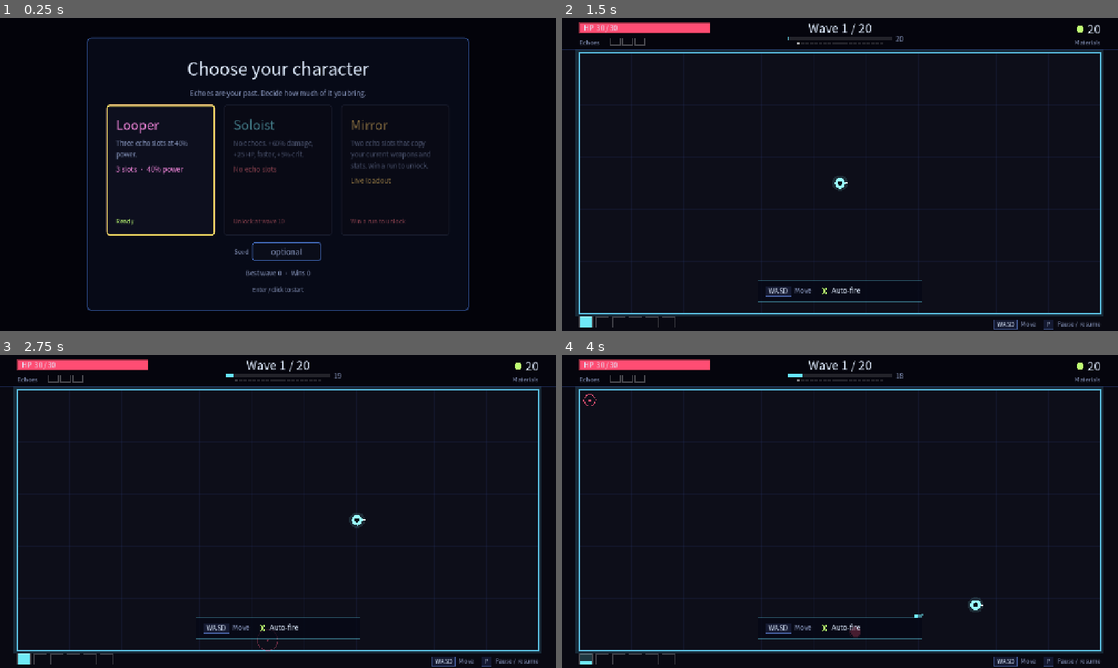
Above: before the commit, frames 1-4 (two rows, left to right).
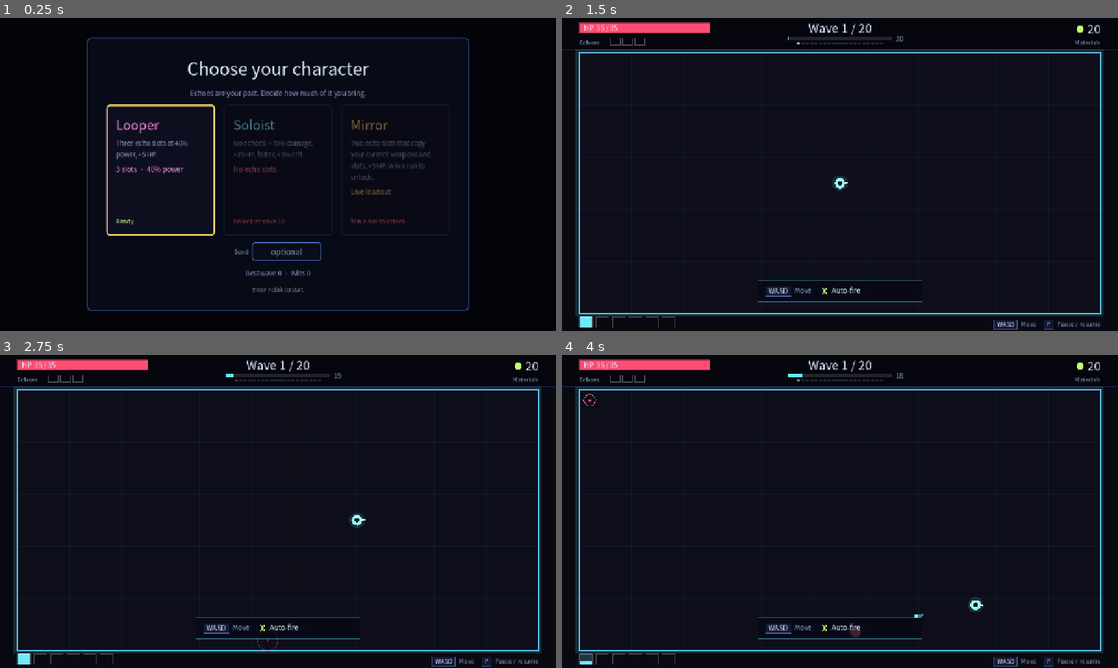
Above: after the commit, the same moments.

Repository: BrickerP/reverb
Game: Godot game, scene res://scenes/main.tscn
Same seed, same stepped clock (60 frames per second), same inputs: the game is played once before the commit and once after it.
Inputs (mouse positions are in pixels of both pictures, inside the frame that each line leads up to):
- Up to frame 1 (0.25 s): no input
- Up to frame 2 (1.5 s): click (851, 252) at 0.52 s; type "12" at 0.6 s; click (723, 171) at 1.25 s
- Up to frame 3 (2.75 s): tap Enter at 2 s; hold D (move_right) from 2.03 s (still down); hold C (character) from 2.03 s (still down)
- Up to frame 4 (4 s): release D (move_right) at 2.78 s; release C (character) at 2.78 s; hold S (move_down) 2.78-3.53 s; tap C (character) at 2.85 s; hold D (move_right) from 3.53 s (still down); hold C (character) from 3.53 s (still down)

The runs differ from the first frame. In frame 1, 0.3% of the frame differs, in the area x 24-77%, y 39-57%; in frame 2, less than 0.1%; in frame 3, less than 0.1%; in frame 4, less than 0.1%.

Commit message:
Tune solo damage and give echo characters a little more health

Diff:
--- a/scripts/core/loc_en.gd
+++ b/scripts/core/loc_en.gd
@@ -62,11 +62,11 @@
 	"select.title": "Choose your character",
 	"select.subtitle": "Echoes are your past. Decide how much of it you bring.",
 	"select.looper_name": "Looper",
-	"select.looper_desc": "Three echo slots at 40% power.",
+	"select.looper_desc": "Three echo slots at 40% power, +5 HP.",
 	"select.solo_name": "Soloist",
-	"select.solo_desc": "No echoes. +60% damage, +25 HP, faster, +5% crit.",
+	"select.solo_desc": "No echoes. +70% damage, +25 HP, faster, +5% crit.",
 	"select.mirror_name": "Mirror",
-	"select.mirror_desc": "Two echo slots that copy your current weapons and stats. Win a run to unlock.",
+	"select.mirror_desc": "Two echo slots that copy your current weapons and stats, +5 HP. Win a run to unlock.",
 	"select.live_echo": "Live loadout",
 	"select.locked_wins": "Win a run to unlock",
 	"select.echo_line": "%d slots  ·  %d%% power",
--- a/scripts/core/loc_zh.gd
+++ b/scripts/core/loc_zh.gd
@@ -62,11 +62,11 @@
 	"select.title": "选择角色",
 	"select.subtitle": "回响是你的过去。决定你要带上多少。",
 	"select.looper_name": "复读机",
-	"select.looper_desc": "3 个回响槽、40% 威力。",
+	"select.looper_desc": "3 个回响槽、40% 威力、+5 生命。",
 	"select.solo_name": "独行者",
-	"select.solo_desc": "没有回响。伤害 +60%，生命 +25，移速/攻速提升，暴击 +5%。",
+	"select.solo_desc": "没有回响。伤害 +70%，生命 +25，移速/攻速提升，暴击 +5%。",
 	"select.mirror_name": "镜像",
-	"select.mirror_desc": "2 个回响槽，实时复制你当前的武器与属性。通关一次解锁。",
+	"select.mirror_desc": "2 个回响槽，实时复制你当前的武器与属性，+5 生命。通关一次解锁。",
 	"select.live_echo": "实时装备",
 	"select.locked_wins": "通关一次解锁",
 	"select.echo_line": "%d 槽  ·  %d%% 威力",
--- a/scripts/data/content.gd
+++ b/scripts/data/content.gd
@@ -161,13 +161,14 @@
 	_character(&"looper", {
 		"color": Color(1.0, 0.55, 0.9),
 		"overrides": {Stats.ECHO_SLOTS: 3.0, Stats.ECHO_POWER: 0.4},
+		"mods": {Stats.MAX_HP: 5.0},
 		"unlock_wave": 0,
 	})
 	_character(&"solo", {
 		"color": Color(0.5, 0.95, 1.0),
 		"overrides": {Stats.ECHO_SLOTS: 0.0},
 		"mods": {
-			Stats.DAMAGE_PCT: 0.6,
+			Stats.DAMAGE_PCT: 0.7,
 			Stats.MAX_HP: 25.0,
 			Stats.MOVE_SPEED: 20.0,
 			Stats.ATTACK_SPEED_PCT: 0.25,
@@ -178,6 +179,7 @@
 	_character(&"mirror", {
 		"color": Color(1.0, 0.8, 0.4),
 		"overrides": {Stats.ECHO_SLOTS: 2.0, Stats.ECHO_POWER: 0.3},
+		"mods": {Stats.MAX_HP: 5.0},
 		"live_echo": true,
 		"unlock_wins": 1,
 	})
--- a/tests/test_content.gd
+++ b/tests/test_content.gd
@@ -58,7 +58,7 @@
 	solo.apply(b)
 	c.eq(b.echo_capacity(), 0, "solo has no echoes")
 	c.near(b.player.max_hp(), 55.0, 0.001, "solo gets extra health")
-	c.near(b.player.stats.damage_mult(), 1.6, 0.001, "solo gets personal damage")
+	c.near(b.player.stats.damage_mult(), 1.7, 0.001, "solo gets personal damage")
 
 
 func test_mirror_uses_the_current_build(c: Check) -> void:
Binary file changed: docs/select.png
Not shown, changed: README.md
